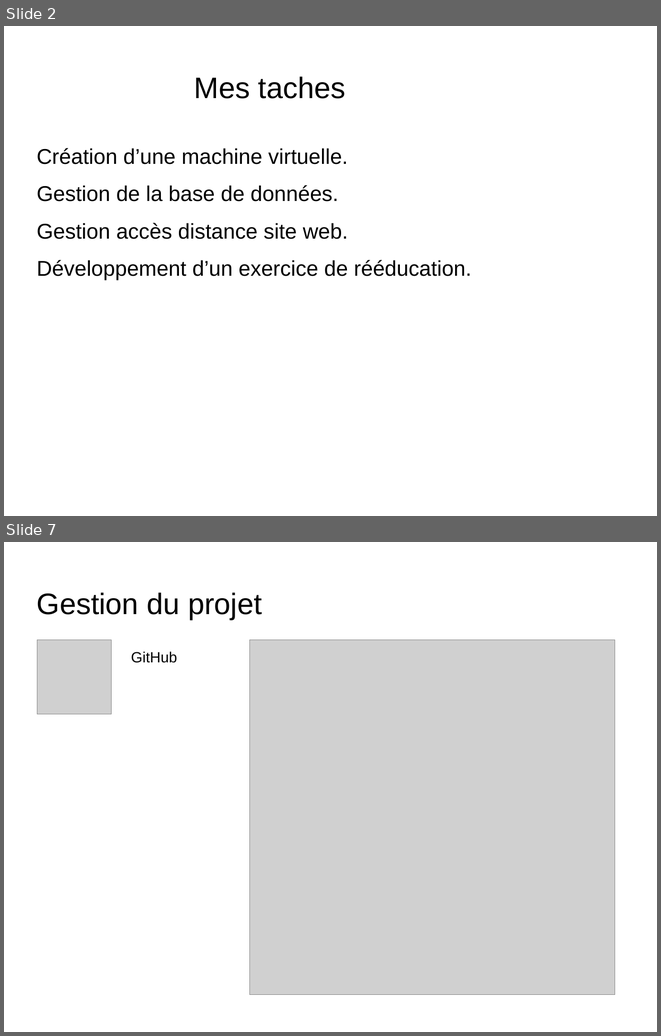
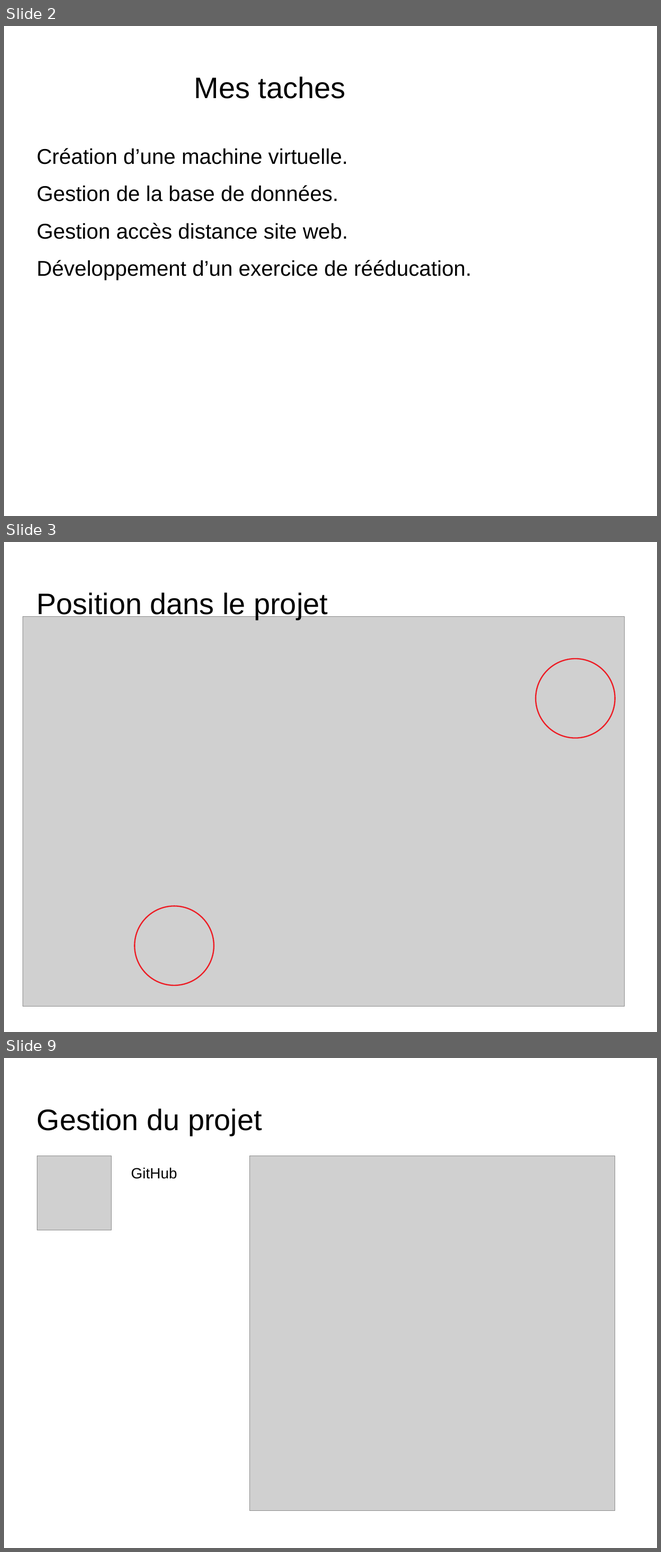
Before and after one commit to ClementM0512/Projet_Ortho, a slide deck: diapo karl Bourgault.odp. Shown one above the other, each under a label of ours: slides 2 and 7 before the commit, slides 2, 3 and 9 after it; the slides between them are not shown. The pictures are 661x1036 and 661x1552 pixels, drawn with LibreOffice and Linux fonts; fonts in the diff are those of the drawing; grey boxes stand for pictures; background and template pictures are left out. Boxes give left, top, right and bottom in pixels: in the first picture for what was removed or moved away, otherwise in the second. Text is boxed around its words. In the diff, an @@ line names an element or a change of style, - is before the commit and + after.

```diff
--- a/diapo karl Bourgault.odp
+++ b/diapo karl Bourgault.odp
@@ slide 3 added at (x1=4, y1=542, x2=657, y2=1032), background picture (left out) @@
@@ title added at (x1=37, y1=592, x2=328, y2=619), 36 pt, text #000000 @@
+Position dans le projet
@@ picture added at (x1=23, y1=617, x2=625, y2=1006) @@
@@ ellipse added at (x1=536, y1=659, x2=616, y2=738), outline #ED1C24 1.5 pt @@
@@ ellipse added at (x1=134, y1=906, x2=214, y2=985), outline #ED1C24 1.5 pt @@
@@ what was slide 7 is now slide 9 @@
```
Also in this commit, not shown: 2 slides changed, 5 other slides added, 5 slides removed.
